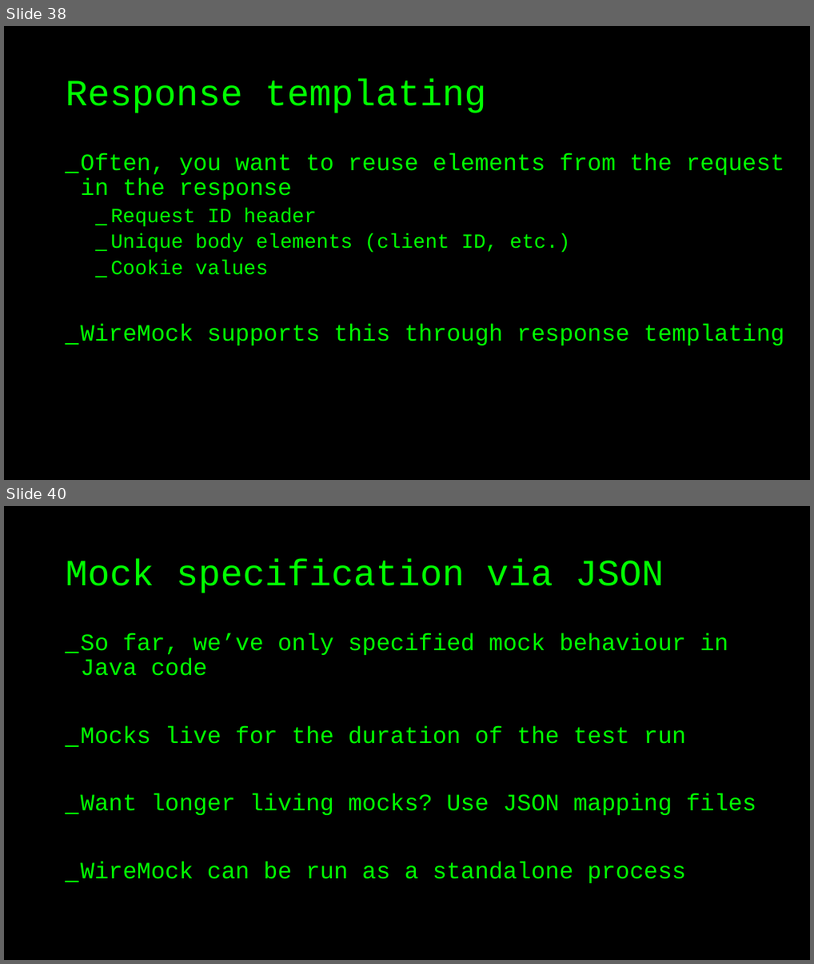
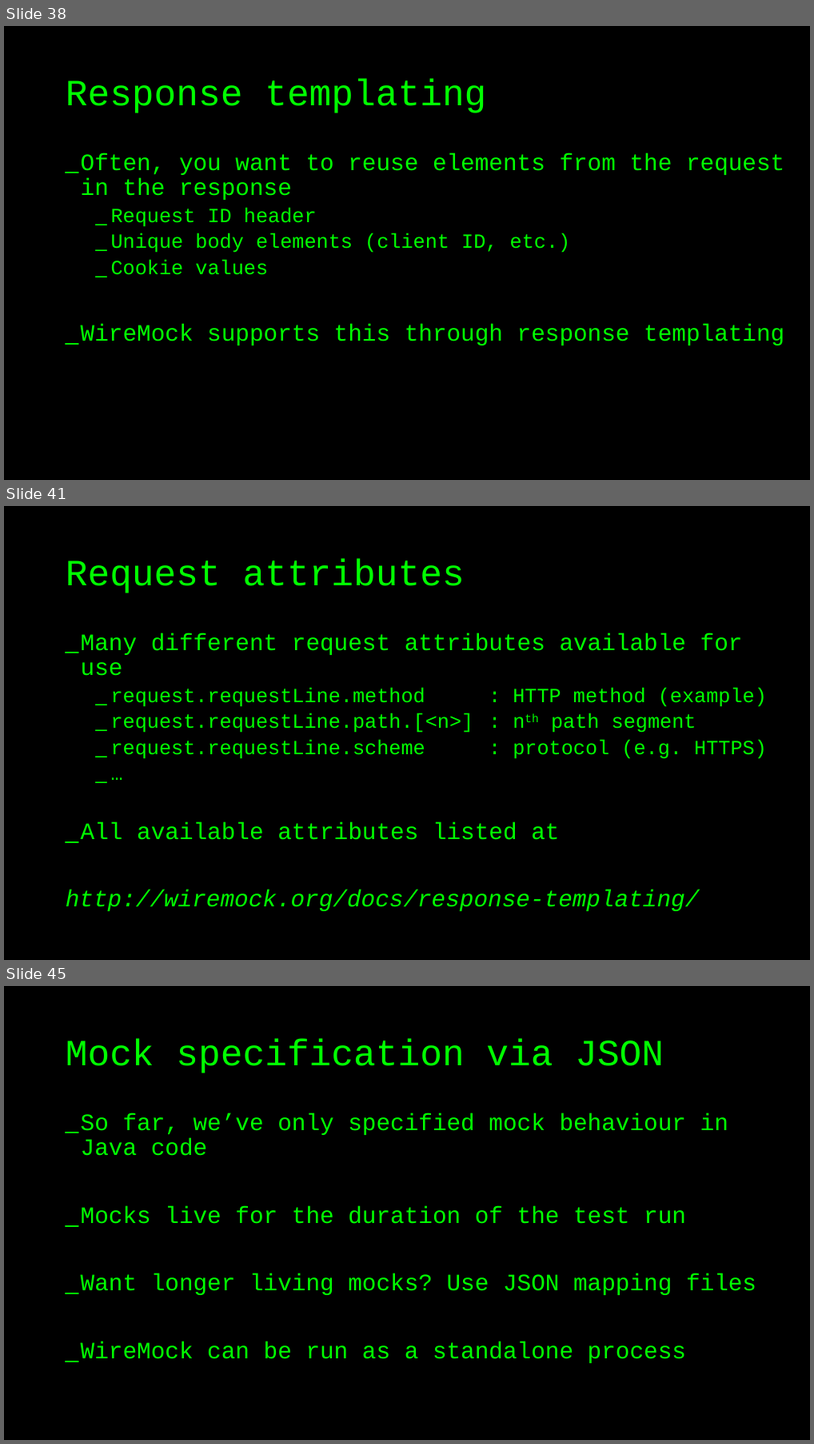
Before and after one commit to basdijkstra/wiremock-workshop, a slide deck: wiremock_workshop.pptx. Shown one above the other, each under a label of ours: slides 38 and 40 before the commit, slides 38, 41 and 45 after it; the slides between them are not shown. The pictures are 814x964 and 814x1444 pixels, drawn with LibreOffice and Linux fonts; fonts in the diff are those of the drawing. Boxes give left, top, right and bottom in pixels: in the first picture for what was removed or moved away, otherwise in the second. Text is boxed around its words. In the diff, an @@ line names an element or a change of style, - is before the commit and + after.

Commit message:
Added slides and examples for response templating

```diff
--- a/wiremock_workshop.pptx
+++ b/wiremock_workshop.pptx
@@ slide 41 added at bbox=[4, 506, 810, 960], background #000000 @@
@@ title added at bbox=[66, 560, 465, 593], 44 pt, text #00FF00 @@
+Request attributes
@@ text added at bbox=[66, 633, 767, 911], 24 pt, text #00FF00 @@
+_ Many different request attributes available for use
+  _ request.requestLine.method : HTTP method (example)
+  _ request.requestLine.path.[<n>] : nth path segment
+  _ request.requestLine.scheme : protocol (e.g. HTTPS)
+  _ …
+_ All available attributes listed at
+http://wiremock.org/docs/response-templating/
@@ what was slide 40 is now slide 45 @@
```
Also in this commit, not shown: 5 other slides added, 1 slide removed, 4 other files.
